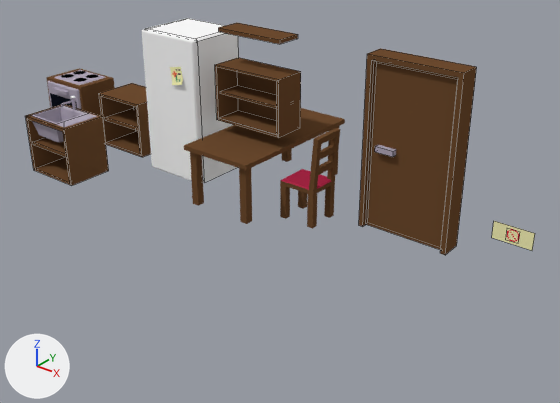
Before and after pictures for a commit that changed the Blender file assets/models/furnitures.blend.
Rendered twice from a 50 mm camera at (14.21, -17.16, 10.32) aimed at (1.55, -1.34, 0.51). Arrows for +X, +Y and +Z are at lower left; the lights stay in place. Mesh edges are drawn as thin lines on the coarser meshes.

Names of what the first picture shows: 'Cabinet', 'CabinetSink', 'Chair', 'Cooker', 'Door', 'DoorFrame', 'Drawer', 'Fridge', 'FridgeDoors', 'Shelf', 'Sink', 'Table'.
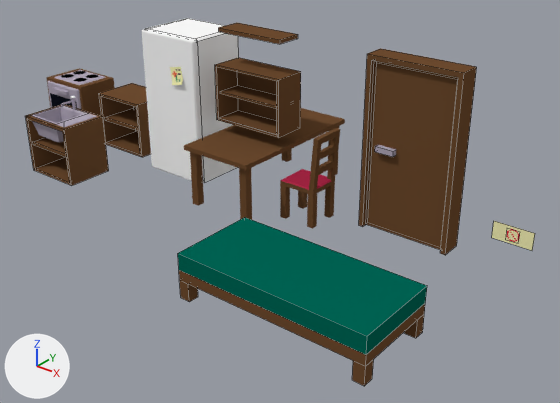
Pixel boxes [x1, y1, x2, y2] of what changed, in the pictures (560 x 403 px):
```json
{"object": "Bed", "change": "added", "after": [178, 217, 427, 386], "on screen": "cyan"}
```

Scene script edits in JSON lines:
```json
{"op": "add", "block": "me_bed", "code": ["me_bed = bpy.data.meshes.new('Bed')", "me_bed.from_pydata(...)  # 44 vertices, 34 faces; spans x -2.65..2.65, y -1.2..1.2, z 0.0..1.23", "me_bed.materials.append(mat_material)  # picture img_tileset_png"]}
{"op": "add", "block": "ob_bed", "code": ["ob_bed = bpy.data.objects.new('Bed', me_bed)", "ob_bed.location = (5.0, -5.0, 0.0)"]}
```
